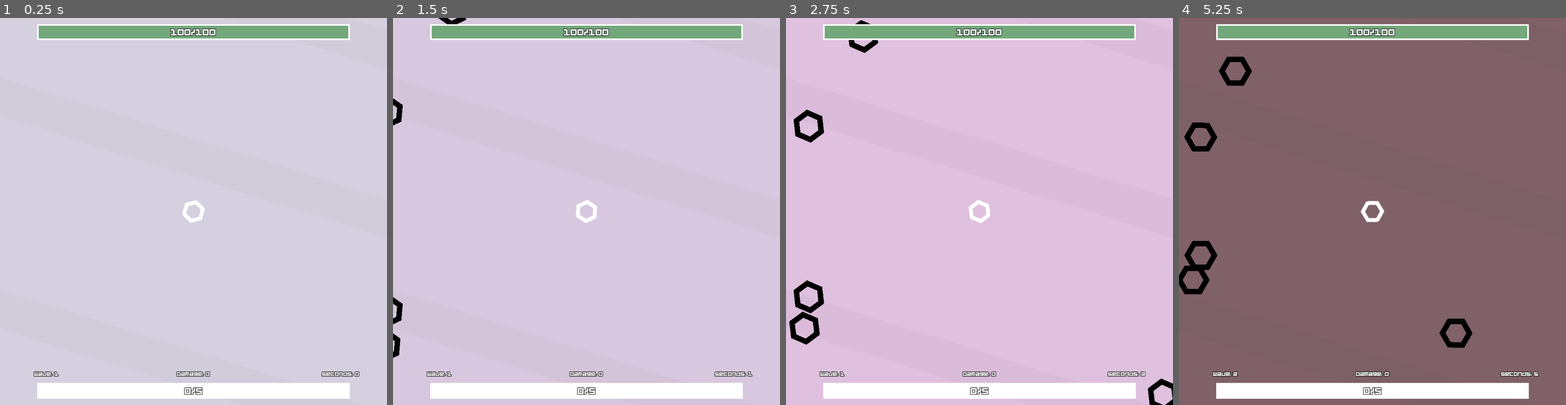
Above: before the commit, frames 1-4 (left to right).
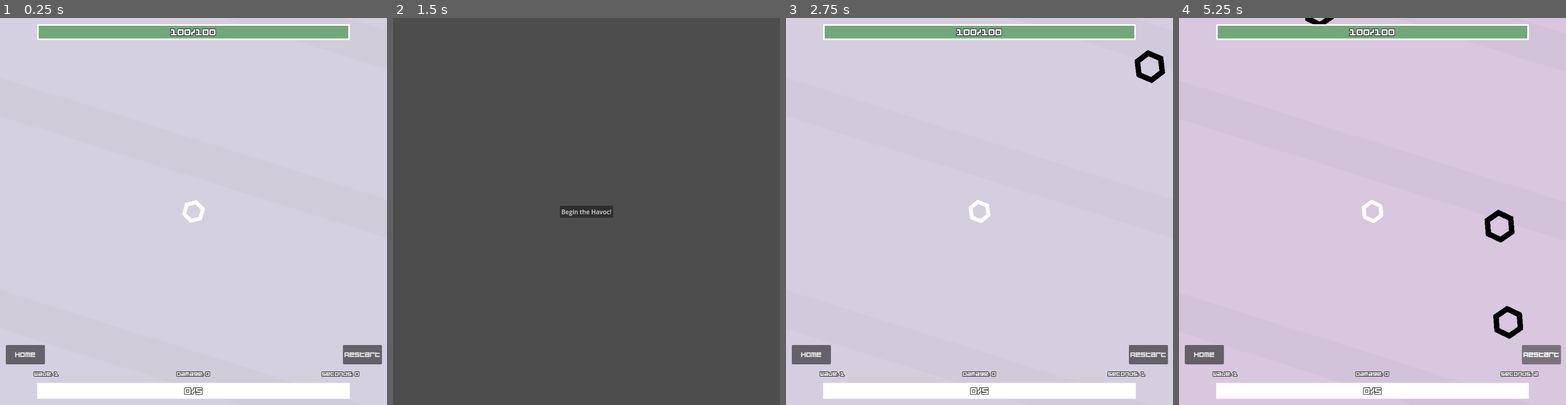
Above: after the commit, the same moments.

Repository: pharnisch/Hexagonal-Havoc
Game: Godot game, scene res://map_1.tscn
Two runs of this game, one before a commit and one after it. Both use one fixed random seed, a clock stepped at 60 frames per second and the inputs below.
Inputs (mouse positions are in pixels of both pictures, inside the frame that each line leads up to):
- Up to frame 1 (0.25 s): no input
- Up to frame 2 (1.5 s): click (756, 354) at 0.5 s, where only the run after the commit has a clickable "Restart"; click (420, 354) at 1.25 s, where only the run after the commit has a clickable "Home"
- Up to frame 3 (2.75 s): click (979, 211) at 2 s, where only the run after the commit has a clickable "Begin the Havoc!"
- Up to frame 4 (5.25 s): click (1542, 354) at 2.75 s, where only the run after the commit has a clickable "Restart"; click (1542, 354) at 3.5 s, where only the run after the commit has a clickable "Restart"; hold Right (ui_right) 4.28-5.03 s; hold Down (ui_down) from 5.03 s (still down)

The runs differ from the first frame. In frame 1, 0.9% of the frame differs, in the area x 1-99%, y 84-90%; in frame 2, 100%, in the area x 0-100%, y 0-100%; in frame 3, 2.6%; in frame 4, 93%.

Commit message:
.

Diff:
--- /dev/null
+++ b/MusicPlayer.gd
@@ -0,0 +1,11 @@
+extends AudioStreamPlayer
+
+
+# Called when the node enters the scene tree for the first time.
+func _ready():
+	self.play()
+
+
+# Called every frame. 'delta' is the elapsed time since the previous frame.
+func _process(delta):
+	pass
--- /dev/null
+++ b/StartLevel.gd
@@ -0,0 +1,17 @@
+extends Button
+
+#var level = preload("res://map_1.tscn")
+
+# Called when the node enters the scene tree for the first time.
+func _ready():
+	self.pressed.connect(self.on_pressed)
+
+
+# Called every frame. 'delta' is the elapsed time since the previous frame.
+func _process(delta):
+	pass
+
+func on_pressed():
+	#get_tree().change_scene_to_packed(load("res://map_1.tscn"))
+	print(get_tree().paused)
+	get_tree().change_scene_to_packed(load("res://map_1.tscn"))
--- /dev/null
+++ b/Starthilfe.gd
@@ -0,0 +1,11 @@
+extends Node
+
+
+# Called when the node enters the scene tree for the first time.
+func _ready():
+	get_tree().paused = false
+
+
+# Called every frame. 'delta' is the elapsed time since the previous frame.
+func _process(delta):
+	pass
--- a/button_restart.gd
+++ b/button_restart.gd
@@ -1,5 +1,8 @@
 extends Button
 
+#var level = preload("res://map_1.tscn")
+
+@export var scene_name = "map_1"
 
 # Called when the node enters the scene tree for the first time.
 func _ready():
@@ -11,7 +14,10 @@
 	pass
 
 func click():
-	#get_tree().reload_scene()
-	#get_tree().change_scene("res://map_1.tscn")
-	get_node("/root/Map_1").free()
-	get_tree().change_scene_to_file("res://map_1.tscn")
+	#get_node("/root/Map_1").free()
+	#get_tree().change_scene_to_file("res://map_1.tscn")
+	print(get_tree().paused)
+	get_tree().change_scene_to_packed(load("res://"+self.scene_name+".tscn"))
+	#get_tree().change_scene_to_packed(load("res://home.tscn"))
+
+	#get_tree().reload_current_scene()
--- a/hexagon_enemy_i.gd
+++ b/hexagon_enemy_i.gd
@@ -16,6 +16,8 @@
 var square_bullet = null
 var triangle_bullet = null
 var line_bullet = null
+var ls = preload("res://line_shape.tscn")
+var ls_instance = null
 var reload_time_line = 5
 var reload_timer_line = 0
 var reload_time_circle = 3
@@ -25,6 +27,8 @@
 var reload_time_triangle = 999999999
 var reload_timer_triangle = 999999999
 var weapon = null
+
+
 
 # Called when the node enters the scene tree for the first time.
 func _ready():
@@ -139,7 +143,10 @@
 		# overshooting scale
 		var v = (self.player.global_position - self.global_position).normalized()
 
-		new_bullet.set_points(self.global_position, self.global_position + v * 200)
+		var A = self.global_position
+		var B = self.global_position + v * 500
+
+		new_bullet.set_points(A, B)
 		new_bullet.damage = 5
 		new_bullet.living_time = 1
 
@@ -147,7 +154,21 @@
 		new_bullet.collision_mask = 17
 		new_bullet.get_node("LineShape").color = Color.BLACK
 
-		await self.loading_anim(3, 35)
+
+		# add loading line
+		var loading_line = self.ls.instantiate()
+		loading_line.color = Color(0,0,0,0.1)
+		loading_line.A = A
+		loading_line.B = B
+		owner.add_child(loading_line)
+		loading_line._draw()
+		self.ls_instance = loading_line
+
+		await self.loading_anim(1.5, 35)
+
+		# remove loading line
+		loading_line.queue_free()
+
 		owner.add_child(new_bullet)
 
 func circle_logic(delta):
@@ -209,7 +230,7 @@
 		new_bullet.collision_mask = 17
 		new_bullet.get_node("SquareShape").color = Color.BLACK
 		new_bullet.damage = 10
-		new_bullet.living_time = 3
+		new_bullet.living_time = 5
 		new_bullet.get_node("SquareShape").growing_speed = 0.01
 		new_bullet.collapsing = 1
 		#new_bullet.stun_chance = 0.1 + self.skill_state.square.stun_chance * 0.1
@@ -237,3 +258,7 @@
 	self.get_node("HexagonShape").width = tmp_wid
 	self.get_node("HexagonShape").queue_redraw()
 	self.get_node("HexagonShape")._draw()
+
+func _exit_tree():
+	if self.ls_instance != null:
+		self.ls_instance.queue_free()
--- /dev/null
+++ b/home.tscn
@@ -0,0 +1,22 @@
+[gd_scene load_steps=2 format=3 uid="uid://d23y5ma6np0tv"]
+
+[ext_resource type="Script" path="res://StartLevel.gd" id="1_ra1gt"]
+
+[node name="Home" type="Node"]
+
+[node name="CanvasLayer" type="CanvasLayer" parent="."]
+
+[node name="Level1" type="Button" parent="CanvasLayer"]
+anchors_preset = 8
+anchor_left = 0.5
+anchor_top = 0.5
+anchor_right = 0.5
+anchor_bottom = 0.5
+offset_left = -69.0
+offset_top = -15.5
+offset_right = 69.0
+offset_bottom = 15.5
+grow_horizontal = 2
+grow_vertical = 2
+text = "Begin the Havoc!"
+script = ExtResource("1_ra1gt")
--- a/map_1.tscn
+++ b/map_1.tscn
@@ -6,7 +6,9 @@
 [ext_resource type="Script" path="res://BackgroundRect.gd" id="4_lmk7g"]
 [ext_resource type="PackedScene" uid="uid://km765w0j4vfi" path="res://ui.tscn" id="5_edmx6"]
 [ext_resource type="AudioStream" uid="uid://c5fcbo2f0guem" path="res://onlymp3.to - Super Hexagon FULL Soundtrack-jigRSeRYMzA-192k-1709038307.mp3" id="6_rtydc"]
+[ext_resource type="Script" path="res://MusicPlayer.gd" id="7_nstrk"]
 [ext_resource type="AudioStream" uid="uid://cndniok5jlf1c" path="res://hexagon_assets/awesome.wav" id="7_vftx8"]
+[ext_resource type="Script" path="res://Starthilfe.gd" id="9_y1nyp"]
 
 [node name="Map_1" type="Node2D"]
 script = ExtResource("1_3jja6")
@@ -38,7 +40,7 @@
 [node name="MusicPlayer" type="AudioStreamPlayer" parent="."]
 process_mode = 3
 stream = ExtResource("6_rtydc")
-autoplay = true
+script = ExtResource("7_nstrk")
 
 [node name="SoundPlayer" type="AudioStreamPlayer" parent="."]
 process_mode = 3
@@ -335,3 +337,7 @@
 offset_bottom = -12172.7
 rotation = 0.305433
 color = Color(0, 0, 0, 0.0196078)
+
+[node name="Starthilfe" type="Node" parent="."]
+process_mode = 3
+script = ExtResource("9_y1nyp")
--- a/player.gd
+++ b/player.gd
@@ -63,7 +63,7 @@
 	sound_player.stream = die_sound
 	sound_player.play()
 	get_tree().paused = true
-	#get_node("/root/Map_1/UI/RestartButton").visible = true
+	get_node("/root/Map_1/UI/RestartButton").visible = true
 
 func on_skills_update(skills):
 	print("CHAR:UPDATE")
@@ -86,6 +86,7 @@
 	self.total_exp += gain
 
 	var exp_required = 2 + round(self.skills_learned * 1) + round(self.skills_learned *  self.skills_learned * 0.02)
+	#var exp_required =
 	on_exp_change.emit(self.skills_learned, self.exp, exp_required, self.total_exp)
 	if self.skill_system.offer_skill_upgrades_active == false:
 		if self.exp >= exp_required:
--- a/ui.tscn
+++ b/ui.tscn
@@ -26,6 +26,7 @@
 bg_color = Color(0.701961, 0.52549, 0.396078, 1)
 
 [node name="UI" type="CanvasLayer"]
+process_mode = 3
 script = ExtResource("1_j4xlj")
 
 [node name="LifeBar" type="ProgressBar" parent="."]
@@ -103,12 +104,34 @@
 vertical_alignment = 1
 
 [node name="RestartButton" parent="." instance=ExtResource("2_nvwg2")]
-process_mode = 2
-visible = false
-offset_left = -69.0
-offset_right = 69.0
+process_mode = 3
+custom_minimum_size = Vector2(100, 50)
+anchors_preset = 7
+anchor_top = 1.0
+anchor_bottom = 1.0
+offset_left = 386.0
+offset_top = -155.0
+offset_right = 487.0
+offset_bottom = -105.0
+grow_vertical = 0
 text = "Restart"
 script = ExtResource("3_t1dh0")
+scene_name = "map_1"
+
+[node name="HomeButton" parent="." instance=ExtResource("2_nvwg2")]
+process_mode = 3
+custom_minimum_size = Vector2(100, 50)
+anchors_preset = 7
+anchor_top = 1.0
+anchor_bottom = 1.0
+offset_left = -485.0
+offset_top = -155.0
+offset_right = -384.0
+offset_bottom = -105.0
+grow_vertical = 0
+text = "Home"
+script = ExtResource("3_t1dh0")
+scene_name = "home"
 
 [node name="TimeText" type="Label" parent="."]
 anchors_preset = 7
Not shown: 1 places in map_1.tscn that only renumber resources
